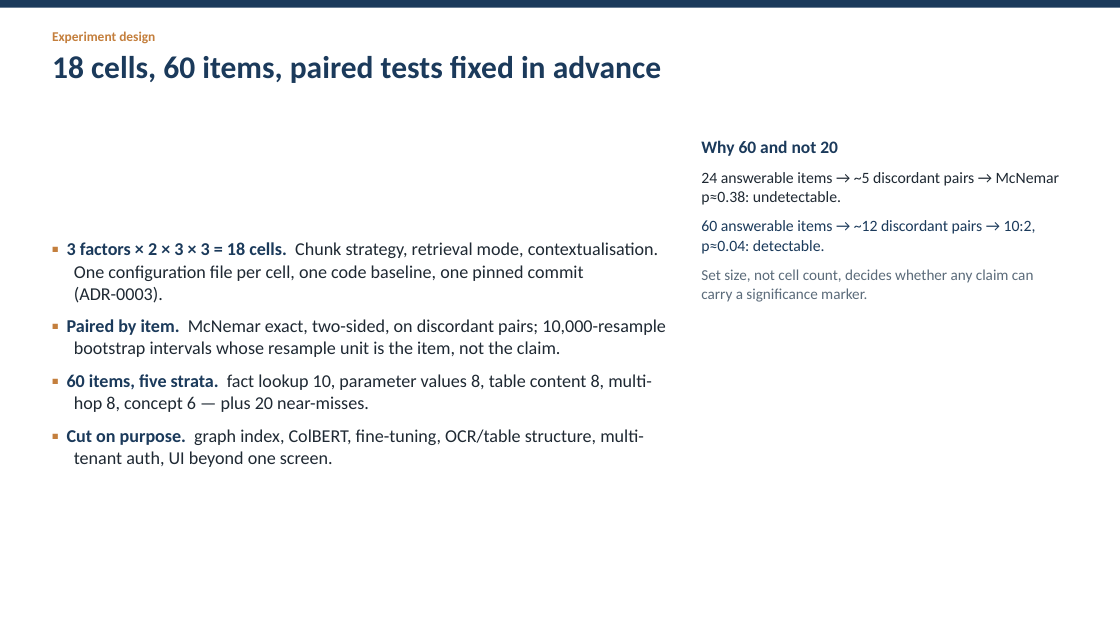
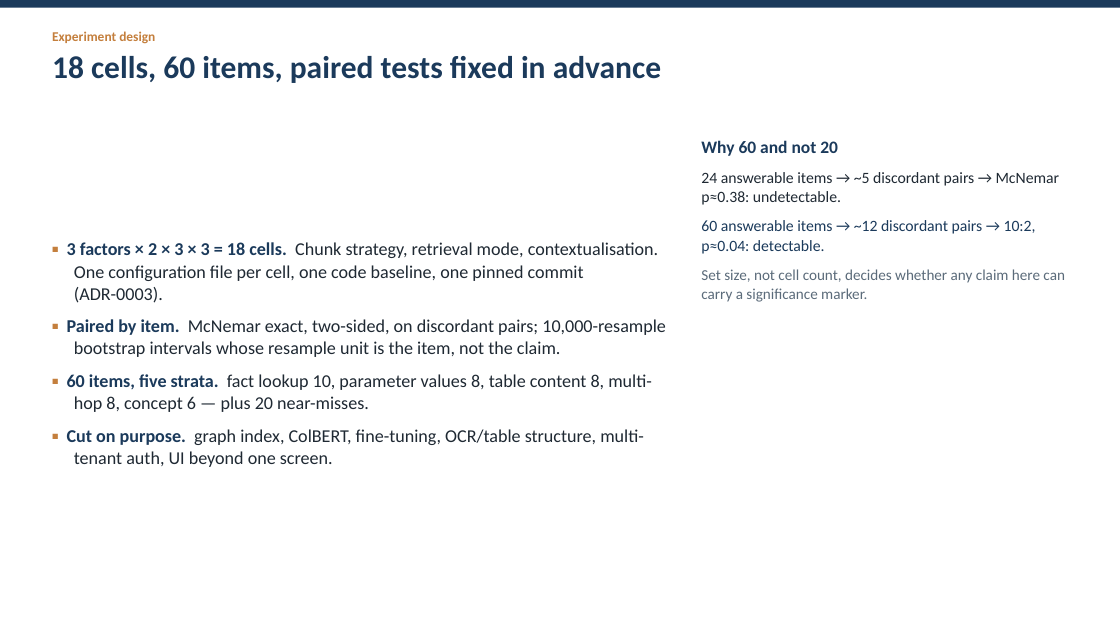
Before and after one commit to JHB11Hinson/cs5481-topic5-rag, a slide deck: slide 5 of reports/slides.pptx. Drawn at 1120x630 pixels with LibreOffice and Linux fonts; fonts in the diff are those of the drawing. Boxes give left, top, right and bottom in pixels: in the first picture for what was removed or moved away, otherwise in the second. Text is boxed around its words. In the diff, an @@ line names an element or a change of style, - is before the commit and + after.

```diff
--- a/reports/slides.pptx
+++ b/reports/slides.pptx
@@ text at box(701, 269, 1065, 302): text changed @@
-Set size, not cell count, decides whether any claim can carry a significance marker.
+Set size, not cell count, decides whether any claim here can carry a significance marker.
```
Also in this commit, not shown: 8 other slides changed, 4 slides added, 3 slides removed, 16 other files.
